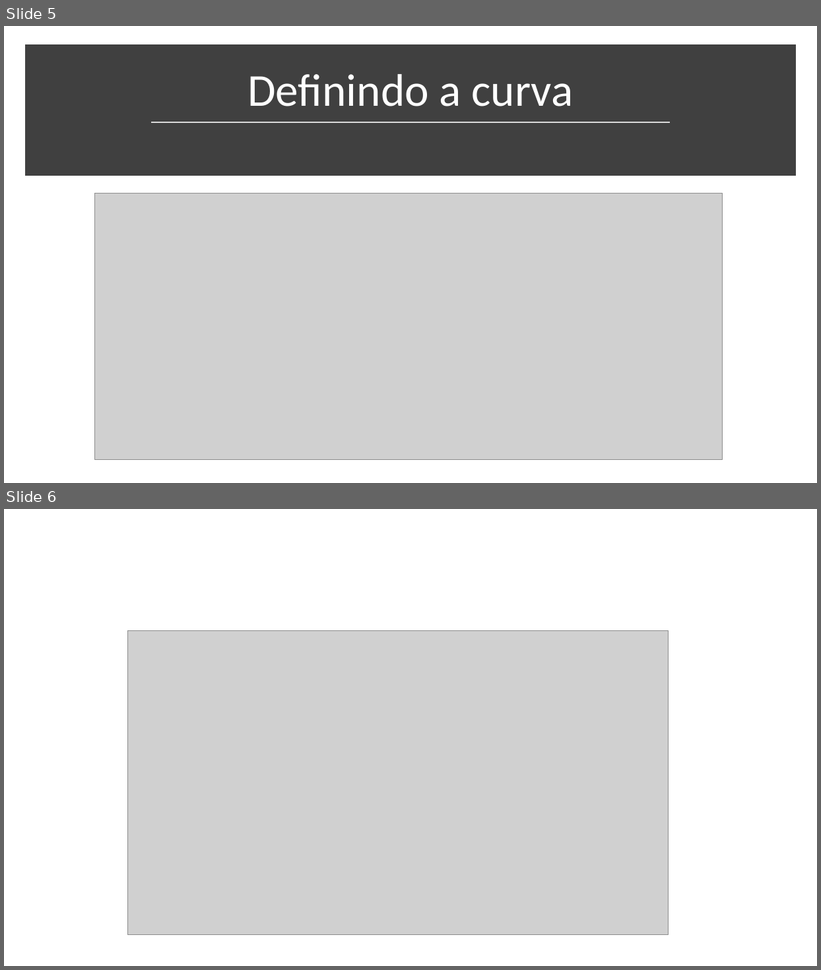
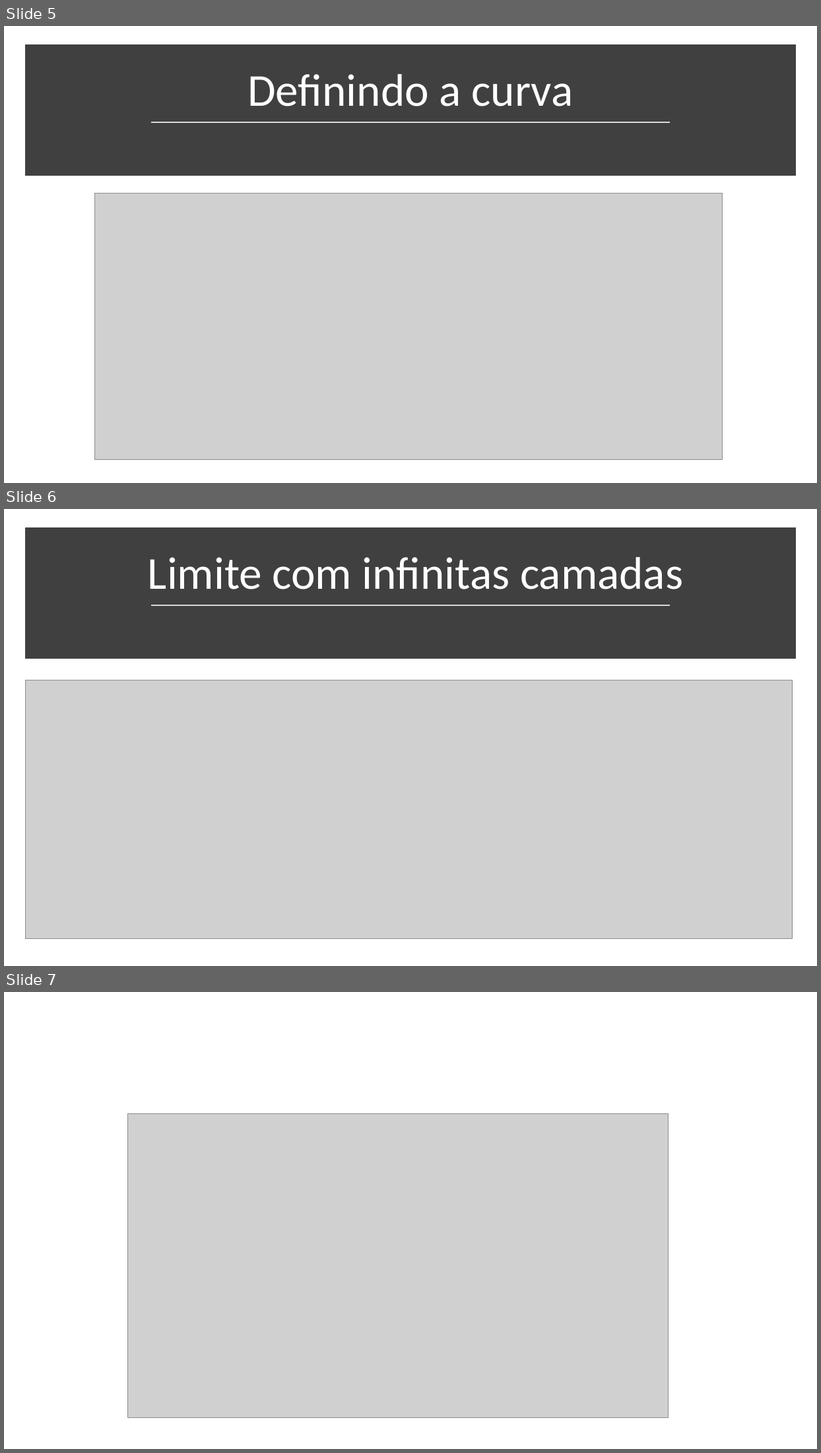
Before and after one commit to JPMarciano/TrabalhodeFisica, a slide deck: slide.pptx. Shown one above the other, each under a label of ours: slides 5 and 6 before the commit, slides 5, 6 and 7 after it. The pictures are 821x970 and 821x1453 pixels, drawn with LibreOffice and Linux fonts; fonts in the diff are those of the drawing; grey boxes stand for pictures. Boxes give left, top, right and bottom in pixels: in the first picture for what was removed or moved away, otherwise in the second. Text is boxed around its words. In the diff, an @@ line names an element or a change of style, - is before the commit and + after.

```diff
--- a/slide.pptx
+++ b/slide.pptx
@@ slide 6 added at (4, 509, 817, 966), background #FFFFFF @@
@@ rectangle added at (29, 532, 792, 656), fill #404040, outline #404040 10 pt @@
@@ title added at (148, 557, 683, 590), 54 pt, text #FFFFFF @@
+Limite com infinitas camadas
@@ line added from (152, 605) to (670, 605), #D9D9D9 1.75 pt @@
@@ picture added at (25, 681, 792, 939) @@
@@ what was slide 6 is now slide 7 @@
```
Also in this commit, not shown: 1 other slide added.
